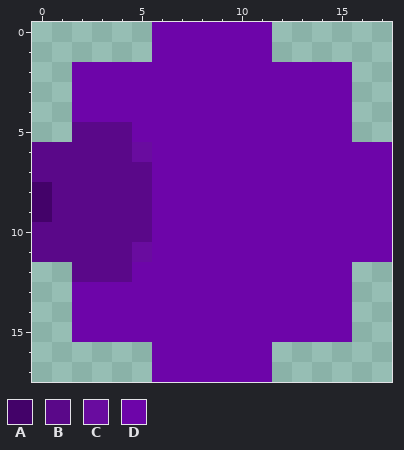
Pixel-art sprite, stored at Game/data/enemyprojectile_7.png. This is how it looked before the edit.
The file is 90x90 pixels, drawn in blocks of 5x5; one block is one cell here. Colours within 5 levels of each other are drawn and written as one.
Palette (. is transparent): A #430269  B #5a0889  C #690c9f  D #6d05a9
After:
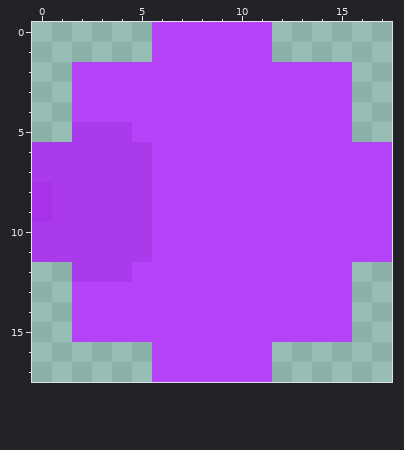
Diff:
Colour A changes from #430269 to #a732ea.
Colour B changes from #5a0889 to #aa3bea.
Colour D changes from #6d05a9 to #b541f8.
The author changed colour C to colour B in row 6 at x 5; in row 11 at x 5.
Where, in picture pixels (left, top, right, bottom), the same in both pictures:
changed: (32, 22, 392, 382)
